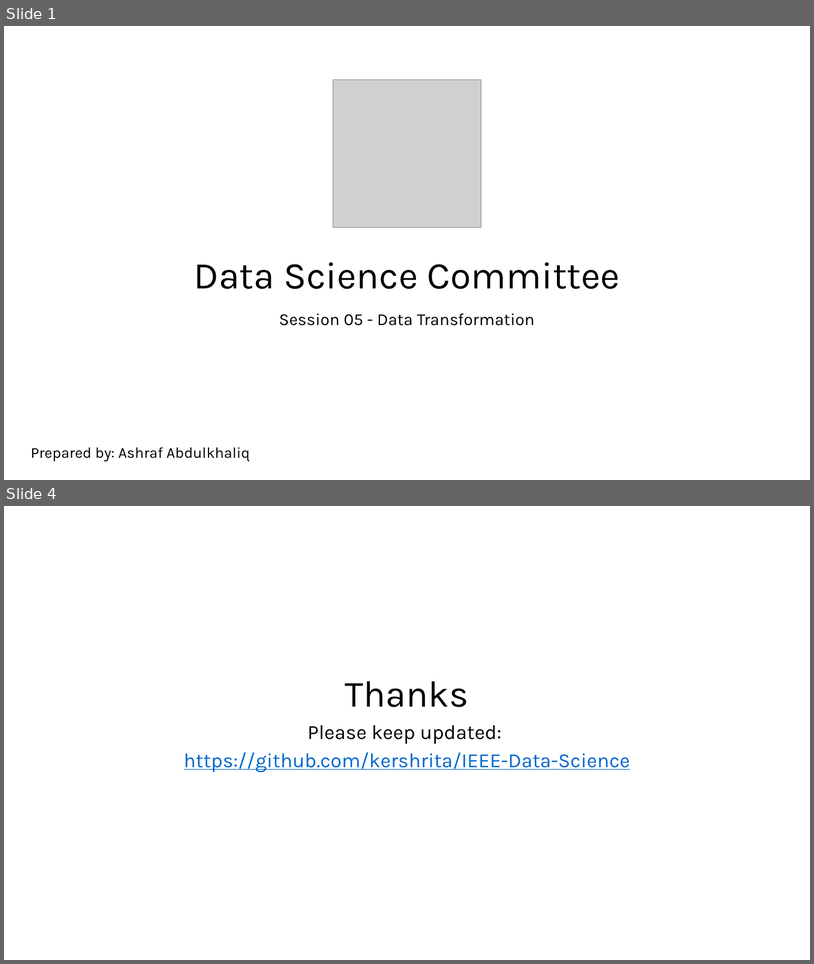
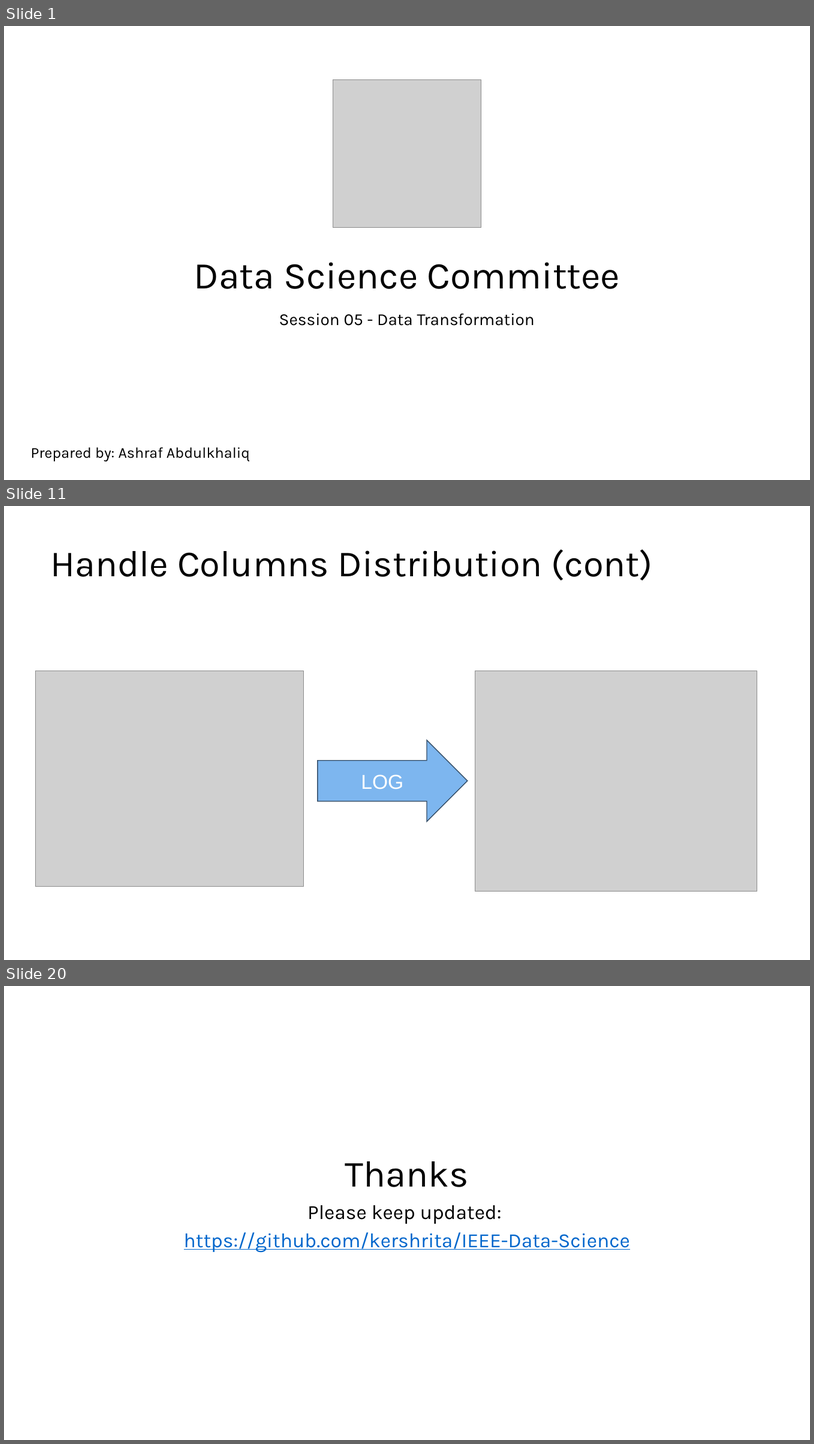
Before and after one commit to kershrita/Data-Science-Roadmap, a slide deck: slides/Session 05 - Data Transformation.pptx. Shown one above the other, each under a label of ours: slides 1 and 4 before the commit, slides 1, 11 and 20 after it; the slides between them are not shown. The pictures are 814x964 and 814x1444 pixels, drawn with LibreOffice and Linux fonts; fonts in the diff are those of the drawing; grey boxes stand for pictures. Boxes give left, top, right and bottom in pixels: in the first picture for what was removed or moved away, otherwise in the second. Text is boxed around its words. In the diff, an @@ line names an element or a change of style, - is before the commit and + after.

```diff
--- a/slides/Session 05 - Data Transformation.pptx
+++ b/slides/Session 05 - Data Transformation.pptx
@@ slide 11 added at box(4, 506, 810, 960), background #FFFFFF @@
@@ title added at box(50, 549, 653, 580), 44 pt, text #000000 @@
+Handle Columns Distribution (cont)
@@ picture added at box(35, 670, 303, 886) @@
@@ picture added at box(475, 670, 758, 891) @@
@@ right arrow added at box(318, 740, 468, 821), fill #7DB6EF, outline #375069 1 pt, 24 pt, text #FFFFFF @@
+LOG
@@ what was slide 4 is now slide 20 @@
```
Also in this commit, not shown: 17 other slides added, 2 slides removed, 2 other files.
